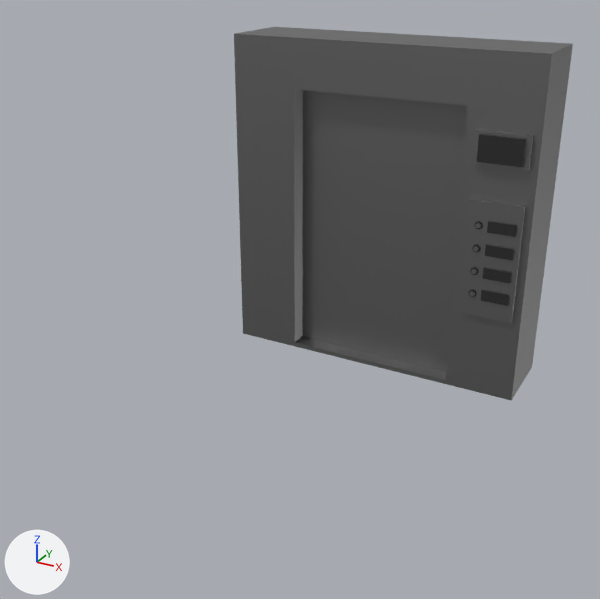
The Blender file frontend/public/blenderFiles/Elevator/ElevatorMain.blend: old version first, new version second.
Camera for both pictures: a 50 mm lens placed at (2.79, -6.73, 2.25), pointed at (-0.12, -1.43, -0.39). Lighting does not change. The marker at lower left points along +X, +Y and +Z. The picture after the commit comes second.

Names of what the first picture shows: 'aMain', 'floorDisplayInside', 'iLeftDoor', 'iRightDoor', 'mButtonSquare'.
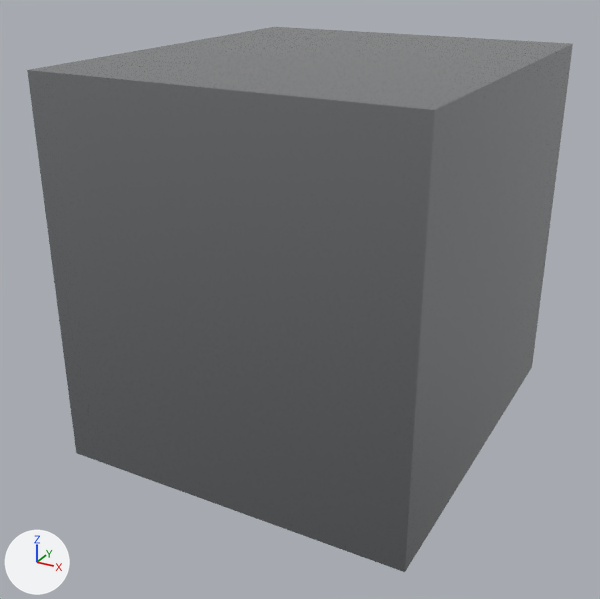
Pixel boxes (x1, y1, x2, y2) of what changed, in the pictures (600 x 599 px):
'Plane', added
    after: (27, 34, 552, 572)
'aMain', recoloured, surface changed
    both: (235, 27, 573, 399)
'iRightDoor', unchanged, covered by the edit
    before: (374, 98, 468, 371)
'iLeftDoor', unchanged, covered by the edit
    before: (303, 90, 384, 354)
'mButtonSquare', unchanged, covered by the edit
    before: (460, 198, 526, 323)
'floorDisplayInside', unchanged, covered by the edit
    before: (472, 129, 534, 170)

The change in detail:
Material 'Material' (mat_material) changes colour from grey #8a8a8a to grey #b0b3b6; in linear values from (0.254, 0.254, 0.254) to (0.434, 0.451, 0.468).
In material 'Material' (mat_material), roughness goes from 0.5 to 0.2.
Material 'Material.001' (mat_material_001) is new.
Its base color is (0.434, 0.451, 0.468) (grey #b0b3b6).
Its metallic is 1.0.
Its roughness is 0.2.
Mesh me_plane is new.
It has 35 vertices, 24 faces and spans x -1.38..1.37, y -1.0..1.43, z 0.0..2.91.
It uses material mat_material_001 (grey #b0b3b6).
Object 'Plane' (ob_plane) is new; it shows me_plane.
Its location is (0.002, -1.349, -1.451).
Its scale is (1.0, -1.0, 1.0).
